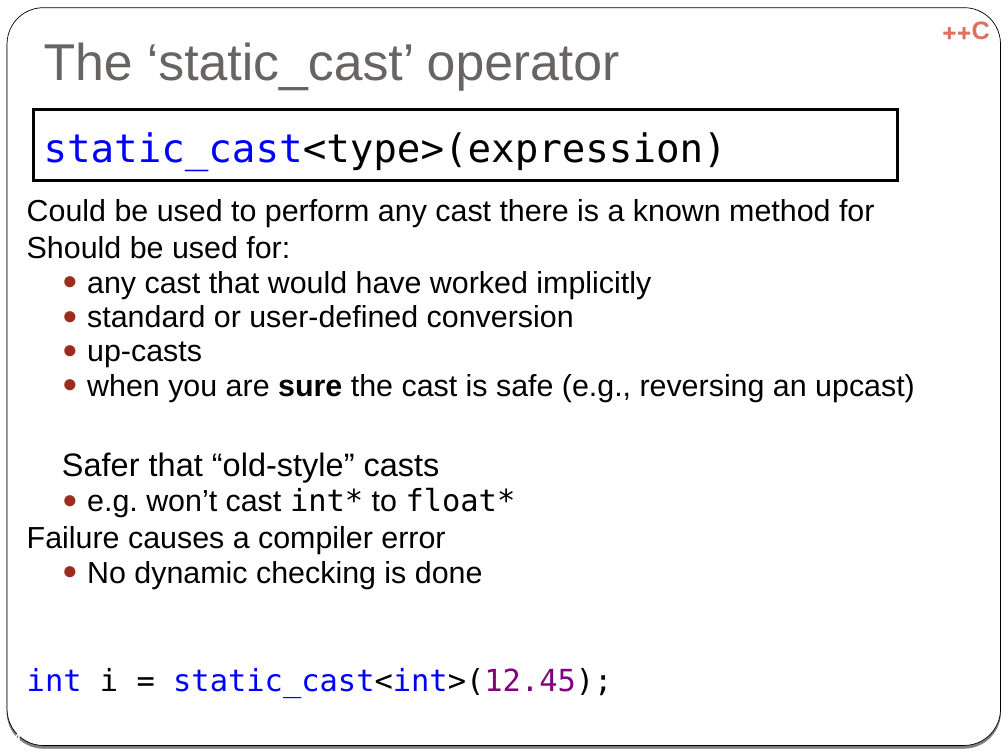
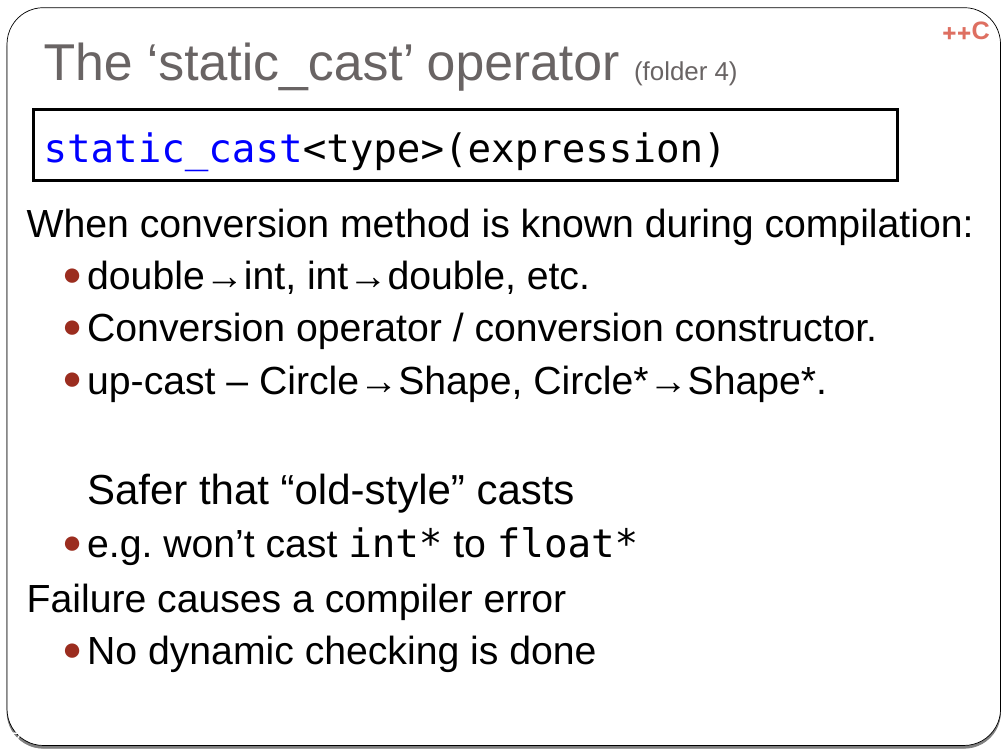
Before and after one commit to cpp-at-ariel/cpp-5778, a slide deck: slide 7 of week07-diamond-rtti/slides-rtti.odp (slide 4 before the commit). Drawn at 1008x756 pixels with LibreOffice and Linux fonts; fonts in the diff are those of the drawing. Boxes give left, top, right and bottom in pixels: in the first picture for what was removed or moved away, otherwise in the second. Text is boxed around its words. In the diff, an @@ line names an element or a change of style, - is before the commit and + after.

```diff
--- a/week07-diamond-rtti/slides-rtti.odp
+++ b/week07-diamond-rtti/slides-rtti.odp
@@ title at (44, 42, 738, 91): text changed @@
-The ‘static_cast’ operator
+The ‘static_cast’ operator (folder 4)
@@ text at (27, 208, 974, 402): text changed; size 21.7 to 28 pt @@
-Could be used to perform any cast there is a known method for
-Should be used for:
-  ● any cast that would have worked implicitly
-  ● standard or user-defined conversion
-  ● up-casts
-  ● when you are sure the cast is safe (e.g., reversing an upcast)
+When conversion method is known during compilation:
+  ● double→int, int→double, etc.
+  ● Conversion operator / conversion constructor.
+  ● up-cast – Circle→Shape, Circle*→Shape*.
@@ text at (27, 473, 638, 672): size 23.2 to 30 pt in "Safer that “old-style” casts"; size 21.7 to 28 pt in "e.g. won’t cast int* to float*", "Failure causes a compiler error", "No dynamic checking is done"; line spacing 0.8 to 1 @@
@@ text at (27, 668, 612, 696): paragraph removed @@
-int i = static_cast<int>(12.45);
```
Also in this commit, not shown: 8 other slides changed, 2 slides added, 2 slides removed, 51 other files.
